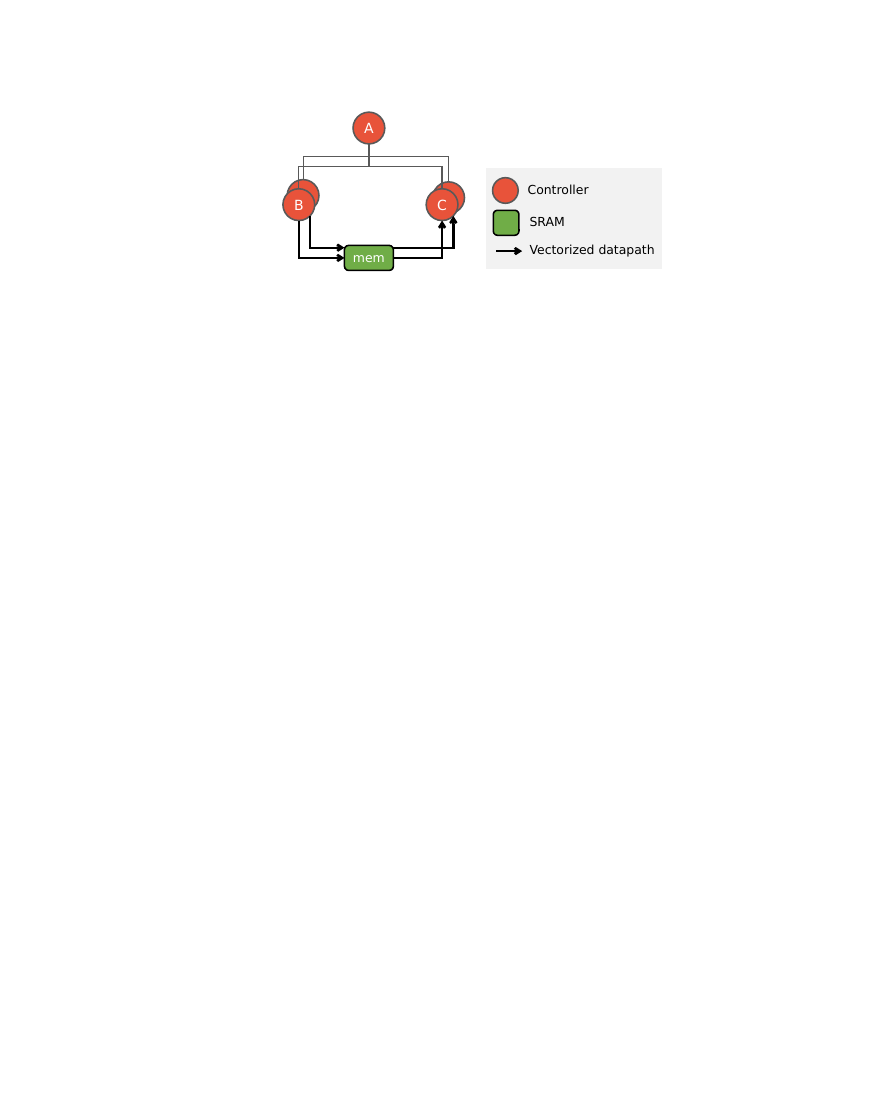
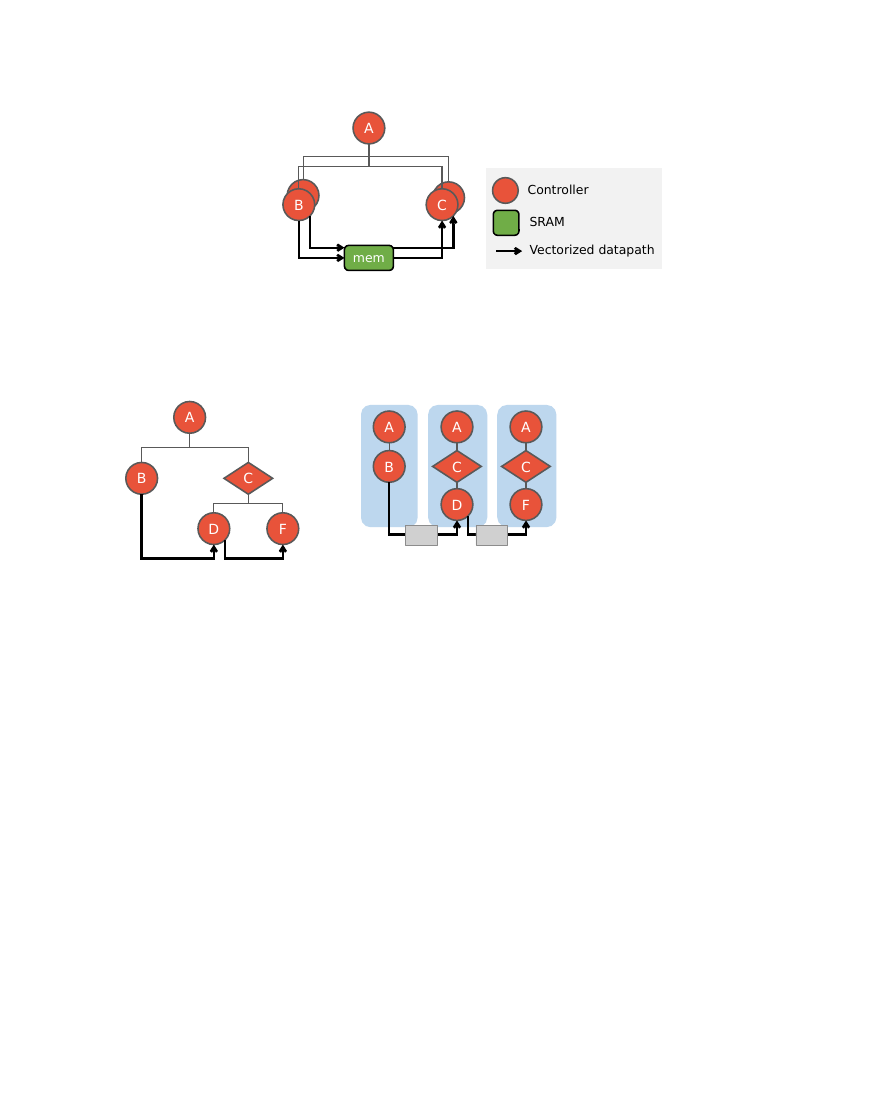
Before and after one commit to yaqiz01/dissertation, a slide deck: slide 11 of figs/figs.pptx. Drawn at 896x1120 pixels with LibreOffice and Linux fonts; fonts in the diff are those of the drawing; grey boxes stand for pictures. Boxes give left, top, right and bottom in pixels: in the first picture for what was removed or moved away, otherwise in the second. Text is boxed around its words. In the diff, an @@ line names an element or a change of style, - is before the commit and + after.

```diff
--- a/figs/figs.pptx
+++ b/figs/figs.pptx
@@ ellipse added at [174,402,206,433], fill #E8533A, outline #595959 2 pt, 18 pt, text #FFFFFF @@
+A
@@ rounded rectangle added at [361,405,418,527], fill #BDD7EE @@
@@ ellipse added at [374,411,405,443], fill #E8533A, outline #595959 2 pt, 18 pt, text #FFFFFF @@
+A
@@ rounded rectangle added at [428,405,487,527], fill #BDD7EE @@
@@ ellipse added at [441,411,473,443], fill #E8533A, outline #595959 2 pt, 18 pt, text #FFFFFF @@
+A
@@ rounded rectangle added at [497,405,557,527], fill #BDD7EE @@
@@ ellipse added at [510,411,542,443], fill #E8533A, outline #595959 2 pt, 18 pt, text #FFFFFF @@
+A
@@ elbow line added from (190, 433) to (142, 463), #595959 1.5 pt @@
@@ elbow line added from (190, 433) to (248, 463), #595959 1.5 pt @@
@@ line added from (389, 451) to (389, 443), #595959 1.5 pt @@
@@ line added from (457, 451) to (457, 443), #595959 1.5 pt @@
@@ line added from (526, 451) to (526, 443), #595959 1.5 pt @@
@@ ellipse added at [126,463,158,494], fill #E8533A, outline #595959 2 pt, 18 pt, text #FFFFFF @@
+B
@@ diamond added at [224,463,273,494], fill #E8533A, outline #595959 2 pt, 18 pt, text #FFFFFF @@
+C
@@ ellipse added at [374,451,405,483], fill #E8533A, outline #595959 2 pt, 18 pt, text #FFFFFF @@
+B
@@ diamond added at [433,451,482,483], fill #E8533A, outline #595959 2 pt, 18 pt, text #FFFFFF @@
+C
@@ diamond added at [502,451,550,483], fill #E8533A, outline #595959 2 pt, 18 pt, text #FFFFFF @@
+C
@@ elbow arrow added from (142, 494) to (214, 544), #000000 3 pt @@
@@ elbow line added from (248, 494) to (214, 513), #595959 1.5 pt @@
@@ elbow line added from (248, 494) to (283, 513), #595959 1.5 pt @@
@@ elbow arrow added from (389, 482) to (457, 520), #000000 3 pt @@
@@ ellipse added at [441,489,473,521], fill #E8533A, outline #595959 2 pt, 18 pt, text #FFFFFF @@
+D
@@ line added from (457, 508) to (457, 501), #4472C4 0.5 pt @@
@@ line added from (457, 489) to (457, 482), #595959 1.5 pt @@
@@ ellipse added at [510,489,542,521], fill #E8533A, outline #595959 2 pt, 18 pt, text #FFFFFF @@
+F
@@ line added from (526, 508) to (526, 501), #4472C4 0.5 pt @@
@@ line added from (526, 489) to (526, 482), #595959 1.5 pt @@
@@ ellipse added at [198,513,230,545], fill #E8533A, outline #595959 2 pt, 18 pt, text #FFFFFF @@
+D
@@ ellipse added at [267,513,299,545], fill #E8533A, outline #595959 2 pt, 18 pt, text #FFFFFF @@
+F
@@ picture added at [405,525,437,545] @@
@@ elbow arrow added from (468, 516) to (526, 520), #000000 3 pt @@
@@ picture added at [476,525,508,545] @@
@@ elbow arrow added from (225, 540) to (283, 544), #000000 3 pt @@
```
Also in this commit, not shown: 2 other slides changed, 3 other files.
